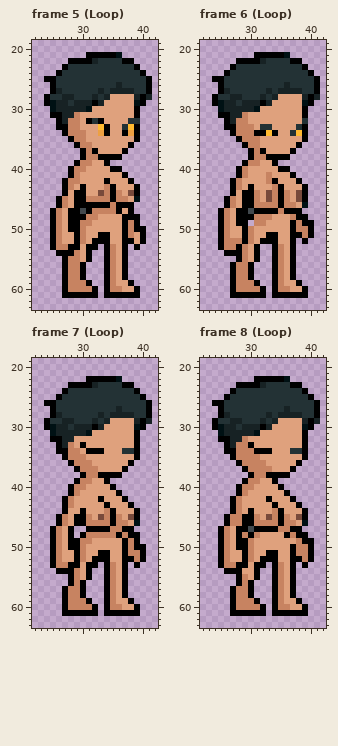
Edited in one commit: pixel-art file (NPC/Sasha.ase). The picture above was drawn from the file before the commit.
64x64 pixels, 18 frames. Colours within 5 levels of each other are drawn and written as one. Shown: frame 5 (Loop): x 22..42, y 19..63; frame 6 (Loop): x 22..42, y 19..63; frame 7 (Loop): x 22..42, y 19..63; frame 8 (Loop): x 22..42, y 19..63. The commit also changed other frames, which this record leaves out.
New version:
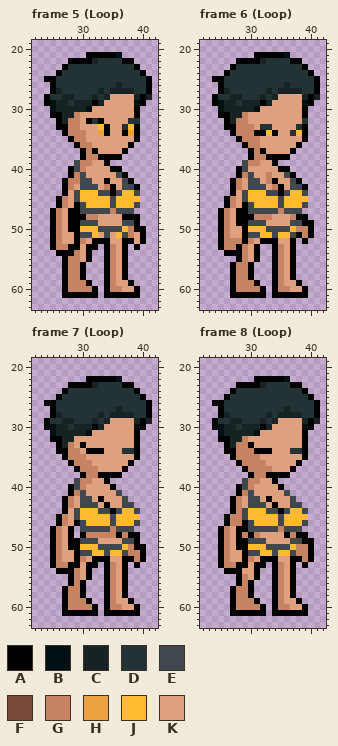
Palette (. is transparent): A #000000  B #001114  C #172224  D #233235  E #41484d  F #784a3b  G #c78361  H #eda042  J #ffba30  K #dfa17d
Diff:
layer "Clothes" now shown
--- frame 5 (Loop), layer "Clothes"
@@ x 22..42 @@
 38 ........AGGAAAA......
-39 .......AGGKKA........
-40 ......AGGKKKKAA......
-41 ......AGKKKKKKKA.....
-42 .....AGGKKKKAKKKA....
-43 .....AGKAKKKGAKKKA...
-44 .....AKAAKKFGAGKFA...
-45 ....AGKAAGGGGAGGKB...
-46 ....AGKAAAAAAGAAA....
-47 ...AGKAAEAGGGGAKA....
+39 .......EGGKKA........
+40 ......AEGKKKKAA......
+41 ......AGEKKKKKEA.....
+42 .....AGGEEKKAKKEA....
+43 .....AGKEEEKGAKEEA...
+44 .....AKEJJJEEAEJJE...
+45 ....AGKEJJJJJEJJJJ...
+46 ....AGKAEJJJJEJJJE...
+47 ...AGKAAEEEEEGEEE....
 48 ...AGKAAAGGKKKKAAA...
-49 ...AGKAAGGKKKKKAGA...
-50 ...AGKAAGKKKKKKAGAA..
-51 ...AGKKAGKKAAKKAGKA..
+49 ...AGKAAEEEKKKKEEA...
+50 ...AGKAAJJJEEEEJGAA..
+51 ...AGKKAEEJKEKJEGKA..
 52 ...AGKKAGKAAAKKAAKA..
--- frame 6 (Loop), layer "Clothes"
@@ x 22..42 @@
 38 ........AGGAAAA......
-39 .......AGGKKA........
-40 ......AGKKKKKAA......
-41 ......AGKKKGKKKA.....
-42 .....AGKKKKGAKKKA....
-43 .....AGKAKKKGAKKKA...
-44 .....AKAAGKFGAGKFA...
-45 ....AGKAAGKFGAGKFA...
-46 ....AGKAAGGGGAGGKB...
-47 ...AGKAAEAAAAGAAA....
+39 .......EGGKKA........
+40 ......AEKKKKKAA......
+41 ......AGEKKGKKEA.....
+42 .....AGKEEKGAKKEA....
+43 .....AGKEEEKGAKEEA...
+44 .....AKEJJJEEAEJJE...
+45 ....AGKEJJJJJEJJJJ...
+46 ....AGKAEJJJJEJJJE...
+47 ...AGKAAEEEEEGEEE....
 48 ...AGKAAAGGGKKKGAA...
-49 ...AGKAA.GGKKKKAGAA..
-50 ...AGKKAGKKKKKKAGGA..
-51 ...AGKKAGKKAAKKAAGA..
+49 ...AGKAAEEEKKKKEEAA..
+50 ...AGKKAJJJEEEEJGGA..
+51 ...AGKKAEEJJEJJEAGA..
 52 ...AGGGAGKAAAKKA.A...
--- frame 7 (Loop), layer "Clothes"
@@ x 22..42 @@
 38 ........AGGAAAA......
-39 .......AGGKKA........
-40 ......AGGKKKKA.......
-41 ......AGKKKKKKA......
-42 .....AGKKKKAKKKA.....
-43 .....AGKKKKKAKKKA....
-44 .....AKKAKKKGAKKKA...
-45 ....AGKAAGKFGAGKFA...
-46 ....AGKAAGGGGAGGKB...
-47 ...AGKA..AAAAGGAA....
+39 .......EGGKKA........
+40 ......AEGKKKKA.......
+41 ......AGEKKKKKE......
+42 .....AGKEEKAKKKE.....
+43 .....AGKEEEKAKKEE....
+44 .....AKEJJJEEAEJJE...
+45 ....AGKEJJJJJEJJJJ...
+46 ....AGKAEJJJJEJJJE...
+47 ...AGKA.EEEEEGEEE....
 48 ...AGKA.AGGGGGAGAA...
-49 ...AGKAAGGKKKKKAGA...
-50 ...AGKAAGKKKKKKAGAA..
-51 ...AGKKAGKKAAKKAGGA..
+49 ...AGKAAEEEKKKKEEA...
+50 ...AGKAAJJJEEEEJGAA..
+51 ...AGKKAEEJJEJJEGGA..
 52 ...AGKKAGKAAAKKAAGA..
--- frame 8 (Loop), layer "Clothes"
@@ x 22..42 @@
 38 ........AGGAAAA......
-39 .......AGGKKA........
-40 ......AGGKKKKA.......
-41 ......AGKKKKKKA......
-42 .....AGKKKKAKKKA.....
-43 .....AGKKKKKAKKKA....
-44 .....AGKAKKKGAKKKA...
-45 ....AGGAAGKFGAGKFA...
-46 ....AGGAAGGGGAGGKB...
-47 ...AGKAAEAAAAGGAA....
+39 .......EGGKKA........
+40 ......AEGKKKKA.......
+41 ......AGEKKKKKE......
+42 .....AGKEEKAKKKE.....
+43 .....AGKEEEKAKKEE....
+44 .....AGEJJJEEAEJJE...
+45 ....AGGEJJJJJEJJJJ...
+46 ....AGGAEJJJJEJJJE...
+47 ...AGKAAEEEEEGEEE....
 48 ...AGKAGAGKKKKAGAA...
-49 ...AGKAAGKKKKKKKGAA..
-50 ...AGKAAGKKKKKKAGGA..
-51 ...AGKKAGKKAAKKAGGA..
+49 ...AGKAAEEEKKKKEEAA..
+50 ...AGKAAJJJEEEEJGGA..
+51 ...AGKKAEEJJEJJEGGA..
 52 ...AGKKAGKAAAKKAAGA..
Where, in picture pixels (left, top, right, bottom), the same in both pictures:
changed: (74, 160, 140, 238)
changed: (242, 160, 308, 238)
changed: (74, 478, 140, 556)
changed: (242, 478, 308, 556)
